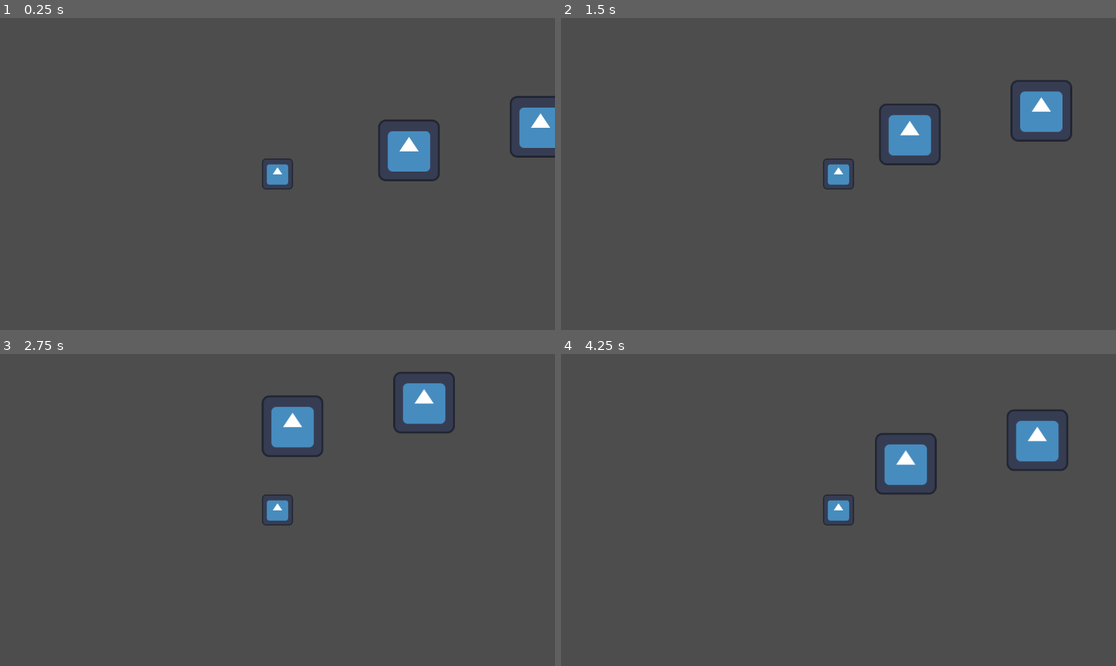
Above: before the commit, frames 1-4 (two rows, left to right).
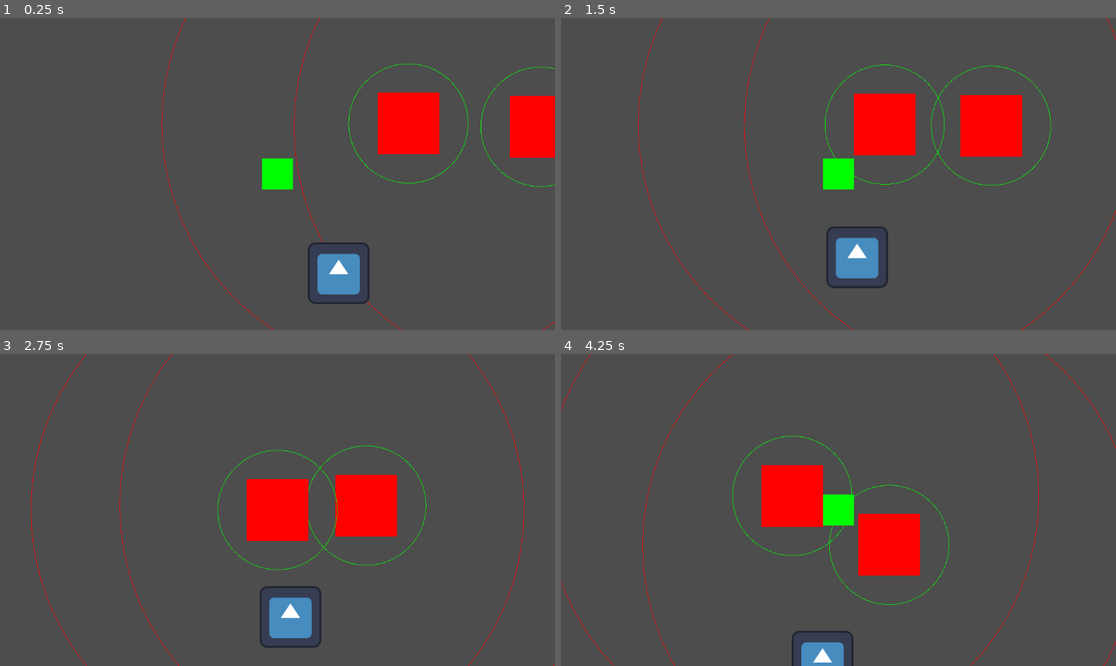
Above: after the commit, the same moments.

Repository: youknowedo/parasito
Game: Godot game, scene res://scenes/levels/Test.tscn
Two runs of this game, one before a commit and one after it. Both use one fixed random seed, a clock stepped at 60 frames per second and the inputs below. The engine's default icon, where the game draws it, is replaced by a stand-in: a white triangle on a blue panel in a dark square.
Inputs (mouse positions are in pixels of both pictures, inside the frame that each line leads up to):
- Up to frame 1 (0.25 s): no input
- Up to frame 2 (1.5 s): move the mouse to (960, 158) at 0.52 s; hold D (move_right) 0.53-1.28 s; click (960, 158) at 0.6 s; right-click (960, 158) at 0.8 s; move the mouse to (727, 189) at 1.27 s; hold S (move_down) from 1.28 s (still down); right-click (727, 189) at 1.35 s
- Up to frame 3 (2.75 s): tap E (tertiary_action) at 1.55, 2.1 s; move the mouse to (333, 441) at 2.02 s; release S (move_down) at 2.03 s; hold D (move_right) from 2.03 s (still down); click (333, 441) at 2.3 s
- Up to frame 4 (4.25 s): move the mouse to (810, 572) at 2.77 s; release D (move_right) at 2.78 s; hold W (move_up) 2.78-3.53 s; click (810, 572) at 2.85 s; right-click (810, 572) at 3.05 s; move the mouse to (1005, 556) at 3.52 s; hold A (move_left) from 3.53 s (still down); right-click (1005, 556) at 3.6 s; tap E (tertiary_action) at 3.8 s

The runs differ from the first frame. In frame 1, 6.8% of the frame differs, in the area x 29-100%, y 0-100%; in frame 2, 8.9%; in frame 3, 9.2%, in the area x 5-100%, y 0-100%; in frame 4, 9.1%.
Error after the commit: Invalid operands 'Vector2' and 'Nil' in operator '*'. (res://scripts/Guard.gd:42)

Commit message:
Enemy stuff ig

Diff:
--- a/project.godot
+++ b/project.godot
@@ -18,6 +18,11 @@
 [dotnet]
 
 project/assembly_name="parasito"
+
+[global_group]
+
+host=""
+player=""
 
 [input]
 
--- a/scenes/levels/Test.tscn
+++ b/scenes/levels/Test.tscn
@@ -1,19 +1,21 @@
-[gd_scene load_steps=3 format=3 uid="uid://ci76og8wvro2o"]
+[gd_scene load_steps=4 format=3 uid="uid://ci76og8wvro2o"]
 
 [ext_resource type="PackedScene" uid="uid://qyb5nrgqndmu" path="res://scenes/objects/Player.tscn" id="1_rj508"]
-[ext_resource type="PackedScene" uid="uid://xm5q2u0eyi18" path="res://scenes/objects/Host.tscn" id="2_orj6o"]
+[ext_resource type="PackedScene" uid="uid://xm5q2u0eyi18" path="res://scenes/objects/Guard.tscn" id="2_orj6o"]
+[ext_resource type="Texture2D" uid="uid://bw8wcut7keyc1" path="res://icon.svg" id="3_6rxh3"]
 
 [node name="Test" type="Node2D"]
 
 [node name="Player" parent="." instance=ExtResource("1_rj508")]
 collision_layer = 2
 collision_mask = 7
-speed = 100.0
 
 [node name="Host2" parent="." instance=ExtResource("2_orj6o")]
 position = Vector2(546, -98)
-collision_layer = 4
 
 [node name="Host" parent="." instance=ExtResource("2_orj6o")]
-position = Vector2(273, -49)
-collision_layer = 4
+position = Vector2(308, -119)
+
+[node name="Icon" type="Sprite2D" parent="."]
+position = Vector2(127, 206)
+texture = ExtResource("3_6rxh3")
--- /dev/null
+++ b/scenes/objects/Guard.tscn
@@ -0,0 +1,48 @@
+[gd_scene load_steps=5 format=3 uid="uid://xm5q2u0eyi18"]
+
+[ext_resource type="Script" path="res://scripts/Guard.gd" id="1_bh6xs"]
+
+[sub_resource type="RectangleShape2D" id="RectangleShape2D_gs4fm"]
+size = Vector2(128, 128)
+
+[sub_resource type="CircleShape2D" id="CircleShape2D_xw4eo"]
+radius = 124.0
+
+[sub_resource type="CircleShape2D" id="CircleShape2D_oljxs"]
+radius = 512.0
+
+[node name="Guard" type="CharacterBody2D" node_paths=PackedStringArray("vision_collider", "attack_range_collider") groups=["host"]]
+collision_layer = 4
+collision_mask = 5
+script = ExtResource("1_bh6xs")
+dash_force = null
+dash_duration = null
+vision_collider = NodePath("VisionRange/CollisionShape2D")
+attack_range_collider = NodePath("AttackRange/CollisionShape2D")
+speed = 100.0
+
+[node name="Polygon2D" type="Polygon2D" parent="."]
+position = Vector2(-0.5, 0)
+scale = Vector2(0.992308, 1)
+color = Color(1, 0, 0, 1)
+polygon = PackedVector2Array(-63.9922, 64, 65, 64, 65, -64, -63.9922, -64)
+
+[node name="CollisionShape2D" type="CollisionShape2D" parent="."]
+shape = SubResource("RectangleShape2D_gs4fm")
+
+[node name="AttackRange" type="Area2D" parent="."]
+collision_mask = 6
+
+[node name="CollisionShape2D" type="CollisionShape2D" parent="AttackRange"]
+shape = SubResource("CircleShape2D_xw4eo")
+
+[node name="VisionRange" type="Area2D" parent="."]
+collision_mask = 2
+
+[node name="CollisionShape2D" type="CollisionShape2D" parent="VisionRange"]
+shape = SubResource("CircleShape2D_oljxs")
+
+[connection signal="body_entered" from="AttackRange" to="." method="_on_body_entered_attack_range"]
+[connection signal="body_exited" from="AttackRange" to="." method="_on_body_exited_attack_range"]
+[connection signal="body_entered" from="VisionRange" to="." method="_on_body_entered_vision_range"]
+[connection signal="body_exited" from="VisionRange" to="." method="_on_body_exited_vision_range"]
--- a/scenes/objects/Host.tscn
+++ /dev/null
@@ -1,16 +0,0 @@
-[gd_scene load_steps=4 format=3 uid="uid://xm5q2u0eyi18"]
-
-[ext_resource type="Script" path="res://scripts/Host.gd" id="1_0da6i"]
-[ext_resource type="Texture2D" uid="uid://bw8wcut7keyc1" path="res://icon.svg" id="2_dko8l"]
-
-[sub_resource type="RectangleShape2D" id="RectangleShape2D_gs4fm"]
-size = Vector2(128, 128)
-
-[node name="Host" type="CharacterBody2D"]
-script = ExtResource("1_0da6i")
-
-[node name="Sprite2D" type="Sprite2D" parent="."]
-texture = ExtResource("2_dko8l")
-
-[node name="CollisionShape2D" type="CollisionShape2D" parent="."]
-shape = SubResource("RectangleShape2D_gs4fm")
--- a/scenes/objects/Player.tscn
+++ b/scenes/objects/Player.tscn
@@ -1,7 +1,6 @@
-[gd_scene load_steps=5 format=3 uid="uid://qyb5nrgqndmu"]
+[gd_scene load_steps=4 format=3 uid="uid://qyb5nrgqndmu"]
 
 [ext_resource type="Script" path="res://scripts/Player.gd" id="1_gq5ns"]
-[ext_resource type="Texture2D" uid="uid://bw8wcut7keyc1" path="res://icon.svg" id="2_8mfdu"]
 
 [sub_resource type="RectangleShape2D" id="RectangleShape2D_vvgu1"]
 size = Vector2(64, 64)
@@ -9,12 +8,14 @@
 [sub_resource type="RectangleShape2D" id="RectangleShape2D_ua5g8"]
 size = Vector2(52, 52)
 
-[node name="Player" type="CharacterBody2D"]
+[node name="Player" type="CharacterBody2D" groups=["player"]]
 script = ExtResource("1_gq5ns")
+speed = 100.0
 
-[node name="Sprite2D" type="Sprite2D" parent="."]
-scale = Vector2(0.5, 0.5)
-texture = ExtResource("2_8mfdu")
+[node name="Polygon2D" type="Polygon2D" parent="."]
+color = Color(0, 1, 0, 1)
+texture_scale = Vector2(0.655, 0.655)
+polygon = PackedVector2Array(-32, 32, -32, -32, 32, -32, 32, 32)
 
 [node name="CollisionShape2D" type="CollisionShape2D" parent="."]
 shape = SubResource("RectangleShape2D_vvgu1")
--- /dev/null
+++ b/scripts/Guard.gd
@@ -0,0 +1,71 @@
+extends "res://scripts/Host.gd"
+
+@export var dash_force = 500.0
+@export var dash_duration = 0.2
+@export var vision_collider: CollisionShape2D = null
+@export var attack_range_collider: CollisionShape2D = null
+
+var in_attack_range = false
+
+var is_dashing = false
+var dash_timer = 0.0
+var dash_direction = Vector2.ZERO
+
+func _draw():
+	draw_circle(Vector2.ZERO, vision_collider.shape.radius, Color(1, 0, 0), false, 1)
+	draw_circle(Vector2.ZERO, attack_range_collider.shape.radius, Color(0, 1, 0), false, 1)
+
+func process_and_skip(delta: float) -> bool:
+	queue_redraw()
+
+	if is_dashing:
+		dash_timer -= delta
+		if dash_timer <= 0:
+			is_dashing = false
+		velocity = dash_direction
+		return true
+
+	if attack_target:
+		if in_attack_range:
+			return false
+		var direction = (attack_target.global_position - global_position).normalized()
+		velocity = direction * speed * delta * 100
+		move_and_slide()
+		return true
+
+	return false
+
+func primary_action():
+	is_dashing = true
+
+	var mouse_position = get_global_mouse_position()
+	dash_direction = (mouse_position - global_position).normalized() * dash_force
+	dash_timer = dash_duration
+
+func _on_body_entered_vision_range(body: Node2D):
+	if !body.is_in_group("player"):
+		return
+
+	attack_target = body
+	collision_mask = 0b0100
+
+func _on_body_exited_vision_range(body: Node2D):
+	if body != attack_target:
+		return
+
+	attack_target = null
+	collision_mask = 0b0010
+
+func _on_body_entered_attack_range(body: Node2D):
+	print("entered attack range")
+	if body != attack_target:
+		return
+
+	in_attack_range = true
+
+func _on_body_exited_attack_range(body: Node2D):
+	print("exited attack range")
+	if body != attack_target:
+		return
+
+	in_attack_range = false
--- a/scripts/Host.gd
+++ b/scripts/Host.gd
@@ -1,20 +1,34 @@
 extends CharacterBody2D
 class_name Host
 
-@export var dash_timer = 0.2
-@export var dash_force = 1000.0
+@export var speed = 500.0
 
-var player: Player = null
+var occupier: Player = null
+var attack_target: Player = null
 
-var is_dashing = false
-var dash_direction = Vector2.ZERO
+func _process(delta):
+	if !process_and_skip(delta):
+		if !occupier:
+			return
+
+		if Input.is_action_just_pressed("primary_action"):
+			primary_action()
+
+		elif Input.is_action_just_pressed("secondary_action"):
+			secondary_action()
+
+		else:
+			var input_direction = Input.get_vector("move_left", "move_right", "move_up", "move_down")
+
+			velocity = input_direction * speed * delta * 100
+
+		move_and_slide()
+		occupier.position = global_position
+
+func process_and_skip(_delta: float) -> bool:
+	return false
 
 func primary_action():
-	player.follow_host = true
-	is_dashing = true
-
-	var mouse_position = get_global_mouse_position()
-	dash_direction = (mouse_position - global_position).normalized() * dash_force
-
+	pass
 func secondary_action():
 	pass
--- a/scripts/Player.gd
+++ b/scripts/Player.gd
@@ -12,39 +12,27 @@
 var host: Host = null
 
 func _process(delta):
+	if Input.is_action_just_pressed("tertiary_action"):
+		lunge()
+
+	if host:
+		return
+
 	if is_lunging:
 		lunge_timer -= delta
 		if lunge_timer <= 0:
 			is_lunging = false
 
 			collision_mask = 0b0111
+
+		velocity = lunge_direction
+
 	else:
-		handle_input(delta)
+		var input_direction = Input.get_vector("move_left", "move_right", "move_up", "move_down")
+
+		velocity = input_direction * speed * delta * 100
 
 	move_and_slide()
-
-func handle_input(delta: float):
-	var input_direction = Input.get_vector("move_left", "move_right", "move_up", "move_down")
-
-	if Input.is_action_just_pressed("primary_action"):
-		if host:
-			host.primary_action()
-		elif !is_lunging:
-			lunge()
-
-	elif Input.is_action_just_pressed("secondary_action"):
-		if host:
-			host.secondary_action()
-
-	elif Input.is_action_just_pressed("tertiary_action"):
-		if host:
-			lunge()
-
-	else:
-		velocity = host.velocity if host else lunge_direction if is_lunging else (input_direction * speed * delta * 100)
-
-	if host:
-		velocity = host.velocity
 
 func lunge():
 	is_lunging = true
@@ -56,12 +44,17 @@
 	lunge_direction = (mouse_position - global_position).normalized() * lunge_force
 
 	if host:
-		host.player = null
+		host.occupier = null
 		host = null
+		collision_layer = 0b0010
 
-func _on_body_entered(body: Host) -> void:
+func _on_body_entered(body: Node2D) -> void:
+	if !body.is_in_group("host"):
+		return
+
 	host = body
-	host.player = self
+	collision_layer = 0b0100
+	host.occupier = self
 	position = body.global_position
 
 	is_lunging = false
